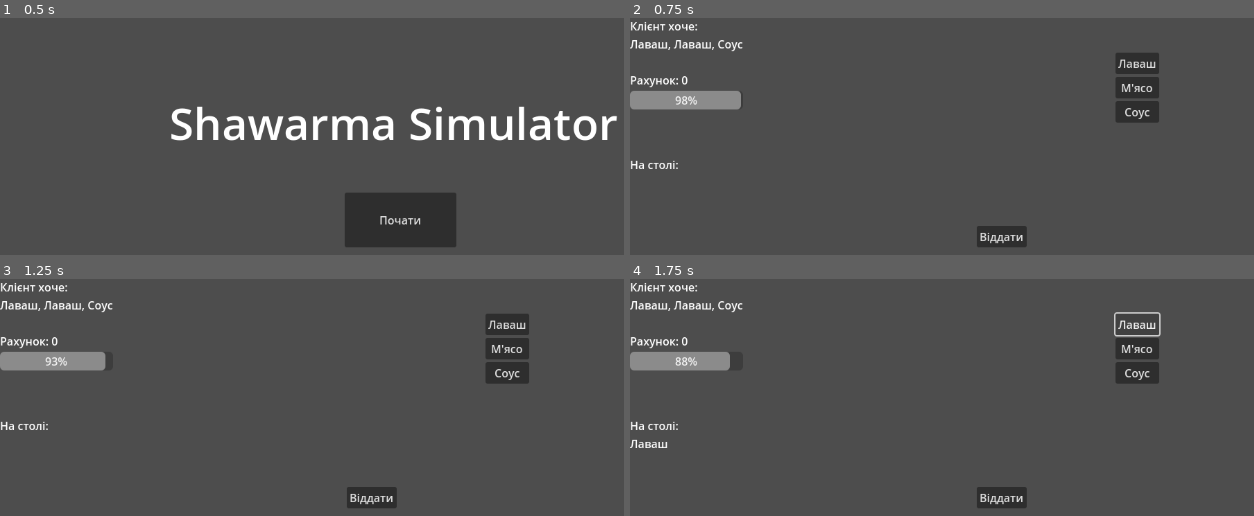
Above: before the commit, frames 1-4 (two rows, left to right).
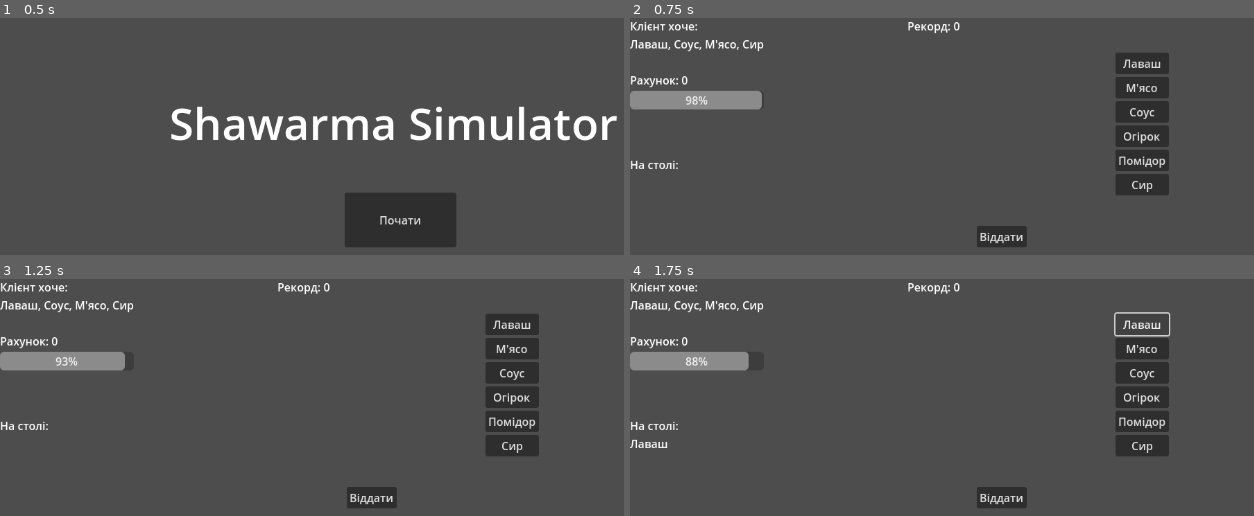
Above: after the commit, the same moments.

Repository: Ashitaima/space-shawarma
Game: Godot game, scene res://main_menu.tscn
Same seed, same stepped clock (60 frames per second), same inputs: the game is played once before the commit and once after it.
Inputs:
- Up to frame 1 (0.5 s): no input
- Up to frame 2 (0.75 s): click "Почати" at 0.5 s
- Up to frame 3 (1.25 s): no input
- Up to frame 4 (1.75 s): click "Лаваш" at 1.25 s

Frame 1 is identical in both runs. In frame 2, 3.8% of the frame differs, in the area x 7-87%, y 1-75%; in frame 3, 3.8%; in frame 4, 3.7%.

Commit message:
New Functions - Add new ingredients, restart button and combo mechanic. Fix some issues

Diff:
--- a/game_level.gd
+++ b/game_level.gd
@@ -1,40 +1,58 @@
 extends Control
 
 # --- ДАНІ ГРИ ---
-var current_stack: Array = []   # Що ми вже поклали (наприклад ["Лаваш", "М'ясо"])
-var target_order: Array = []    # Що хоче клієнт
+var current_stack: Array = []
+var target_order: Array = []
 var score: int = 0
+var highscore: int = 0
 var is_game_over: bool = false
 
+# --- НОВЕ: Система Комбо ---
+var combo_multiplier: int = 0  # Скільки підряд вгадали
+
+# --- Складність ---
+var difficulty_multiplier: float = 1.0
+const SAVE_PATH = "user://space_shawarma.save"
+
 # --- НАЛАШТУВАННЯ ---
-# Список можливих інгредієнтів. Має співпадати з тим, що ми передаємо в кнопках.
-var ingredients_list = ["Лаваш", "М'ясо", "Соус"]
+# Розширений список інгредієнтів
+var ingredients_list = ["Лаваш", "М'ясо", "Соус", "Огірок", "Помідор", "Сир"]
 
-# --- ПОСИЛАННЯ НА ЕЛЕМЕНТИ (Nodes) ---
-# @onready означає "знайди ці об'єкти, як тільки гра запуститься"
+# --- ПОСИЛАННЯ (NODES) ---
 @onready var label_dish = $TableArea/CurrentDishLabel
 @onready var label_order = $CustomerArea/OrderLabel
 @onready var progress_patience = $CustomerArea/PatienceBar
 @onready var btn_serve = $Btn_Serve
+@onready var btn_restart = $Btn_Restart
+@onready var label_highscore = $HighscoreLabel # Переконайтесь, що він є в сцені
+@onready var label_combo = $ComboLabel       # НОВЕ: Лейбл для комбо
 
 func _ready():
-	# 1. Підключаємо кнопки інгредієнтів
-	# Ми шукаємо кнопки вручну або через сигнал. Зробимо просто:
+	load_highscore()
+
+	# 1. Підключаємо кнопки (Старі + Нові)
 	$IngredientsArea/Btn_Pita.pressed.connect(func(): add_ingredient("Лаваш"))
 	$IngredientsArea/Btn_Meat.pressed.connect(func(): add_ingredient("М'ясо"))
 	$IngredientsArea/Btn_Sauce.pressed.connect(func(): add_ingredient("Соус"))
 
-	# 2. Підключаємо кнопку видачі
+	# НОВІ КНОПКИ (Переконайтесь, що створили їх у сцені!)
+	$IngredientsArea/Btn_Cucumber.pressed.connect(func(): add_ingredient("Огірок"))
+	$IngredientsArea/Btn_Tomato.pressed.connect(func(): add_ingredient("Помідор"))
+	$IngredientsArea/Btn_Cheese.pressed.connect(func(): add_ingredient("Сир"))
+
 	btn_serve.pressed.connect(_on_serve_pressed)
+	btn_restart.pressed.connect(_on_restart_pressed)
 
-	# 3. Створюємо перше замовлення
+	# Ховаємо зайве на старті
+	btn_restart.visible = false
+	label_combo.text = ""
+
 	new_customer()
 
 func _process(delta):
 	if is_game_over: return
 
-	# Зменшуємо терпіння клієнта
-	progress_patience.value -= delta * 10 # Швидкість падіння (чим більше число, тим швидше)
+	progress_patience.value -= delta * 10 * difficulty_multiplier
 
 	if progress_patience.value <= 0:
 		game_over()
@@ -43,45 +61,90 @@
 
 func add_ingredient(item_name: String):
 	if is_game_over: return
-
-	# Додаємо в масив
 	current_stack.append(item_name)
 	update_ui()
 
 func new_customer():
-	# Очищаємо стіл
 	current_stack.clear()
 	target_order.clear()
 
-	# Генеруємо випадкове замовлення (від 2 до 4 інгредієнтів)
-	var order_size = randi_range(2, 4)
+	# Збільшуємо розмір замовлення, бо інгредієнтів стало більше (від 3 до 5)
+	var order_size = randi_range(3, 5)
 
-	# Завжди починаємо з Лаваша (логічно для шаурми)
+	# 1. Завжди Лаваш
 	target_order.append("Лаваш")
 
-	# Додаємо решту випадково
+	# 2. Вибираємо начинку (БЕЗ Лаваша)
+	var fillings = ingredients_list.duplicate()
+	fillings.erase("Лаваш")
+
 	for i in range(order_size - 1):
-		target_order.append(ingredients_list.pick_random())
+		target_order.append(fillings.pick_random())
 
-	# Скидаємо таймер терпіння (наприклад, 100 одиниць)
 	progress_patience.value = 100
+	difficulty_multiplier += 0.05
+
 	update_ui()
-	print("Новий клієнт! Хоче: ", target_order)
 
 func _on_serve_pressed():
 	if is_game_over: return
 
-	# Перевірка: чи співпадають масиви?
 	if current_stack == target_order:
-		print("Ідеально! +10 балів")
-		score += 10
-		new_customer() # Наступний клієнт
+		# --- УСПІХ (COMBO UP) ---
+		combo_multiplier += 1
+
+		# Базова нагорода (10) + Бонус за комбо (5 * комбо)
+		var bonus = (combo_multiplier - 1) * 5
+		score += 10 + bonus
+
+		visual_feedback(true)
+		show_combo_effect() # Показуємо анімацію комбо
+		new_customer()
 	else:
-		print("Фу! Це не те! (Штраф часу)")
-		progress_patience.value -= 25 # Караємо зменшенням часу
-		# Можна очистити стіл, щоб гравець почав заново
+		# --- ПОМИЛКА (COMBO RESET) ---
+		if combo_multiplier > 1:
+			show_combo_break_effect() # Ефект "Розбите комбо"
+
+		combo_multiplier = 0
+		label_combo.text = "" # Ховаємо напис
+
+		visual_feedback(false)
+		progress_patience.value -= 25
 		current_stack.clear()
 		update_ui()
+
+func _on_restart_pressed():
+	get_tree().reload_current_scene()
+
+# --- ВІЗУАЛ ---
+
+func show_combo_effect():
+	if combo_multiplier > 1:
+		label_combo.text = "COMBO x" + str(combo_multiplier) + "!"
+
+		# Анімація "підстрибування" тексту
+		label_combo.scale = Vector2(1.5, 1.5)
+		var tween = create_tween()
+		tween.tween_property(label_combo, "scale", Vector2(1.0, 1.0), 0.2).set_trans(Tween.TRANS_BOUNCE)
+		label_combo.modulate = Color.YELLOW # Золотий колір
+	else:
+		label_combo.text = ""
+
+func show_combo_break_effect():
+	label_combo.text = "COMBO LOST..."
+	label_combo.modulate = Color.RED
+
+	var tween = create_tween()
+	# Текст зникає (прозорість -> 0) за 1 секунду
+	tween.tween_property(label_combo, "modulate:a", 0.0, 1.0)
+
+func visual_feedback(is_success: bool):
+	var tween = create_tween()
+	if is_success:
+		self.modulate = Color(0.6, 1.0, 0.6) # Зеленуватий
+	else:
+		self.modulate = Color(1.0, 0.6, 0.6) # Червонуватий
+	tween.tween_property(self, "modulate", Color.WHITE, 0.2)
 
 func update_ui():
 	var dish_text = ", ".join(current_stack)
@@ -90,7 +153,29 @@
 	label_dish.text = "На столі:\n" + dish_text
 	label_order.text = "Клієнт хоче:\n" + order_text + "\n\nРахунок: " + str(score)
 
+	if score > highscore:
+		label_highscore.text = "Рекорд: " + str(score)
+
+func save_highscore():
+	if score > highscore:
+		highscore = score
+		var file = FileAccess.open(SAVE_PATH, FileAccess.WRITE)
+		if file:
+			file.store_32(highscore)
+			file.close()
+
+func load_highscore():
+	if FileAccess.file_exists(SAVE_PATH):
+		var file = FileAccess.open(SAVE_PATH, FileAccess.READ)
+		highscore = file.get_32()
+		file.close()
+	if label_highscore:
+		label_highscore.text = "Рекорд: " + str(highscore)
+
 func game_over():
 	is_game_over = true
-	label_order.text = "ГРУ ЗАКІНЧЕНО!\nФінальний рахунок: " + str(score)
+	save_highscore()
+	label_order.text = "ГРУ ЗАКІНЧЕНО!\nРахунок: " + str(score)
 	btn_serve.disabled = true
+	btn_restart.visible = true
+	label_combo.text = "" # Ховаємо комбо в кінці
--- a/game_level.tscn
+++ b/game_level.tscn
@@ -40,6 +40,19 @@
 layout_mode = 2
 text = "Соус"
 
+[node name="Btn_Cucumber" type="Button" parent="IngredientsArea"]
+layout_mode = 2
+text = "Огірок"
+
+[node name="Btn_Tomato" type="Button" parent="IngredientsArea"]
+layout_mode = 2
+text = "Помідор
+"
+
+[node name="Btn_Cheese" type="Button" parent="IngredientsArea"]
+layout_mode = 2
+text = "Сир"
+
 [node name="CustomerArea" type="VBoxContainer" parent="."]
 layout_mode = 0
 offset_right = 156.0
@@ -59,3 +72,27 @@
 offset_right = 572.0
 offset_bottom = 331.0
 text = "Віддати"
+
+[node name="Btn_Restart" type="Button" parent="."]
+visible = false
+layout_mode = 0
+offset_left = 450.0
+offset_top = 250.0
+offset_right = 615.0
+offset_bottom = 281.0
+text = "Спробувати ще раз"
+
+[node name="HighscoreLabel" type="Label" parent="."]
+layout_mode = 0
+offset_left = 400.0
+offset_right = 556.0
+offset_bottom = 23.0
+text = "Рекорд: 0"
+
+[node name="ComboLabel" type="Label" parent="."]
+layout_mode = 0
+offset_left = 400.0
+offset_top = 100.0
+offset_right = 448.0
+offset_bottom = 123.0
+theme_override_colors/font_color = Color(1, 0.78431374, 0.23137255, 1)
